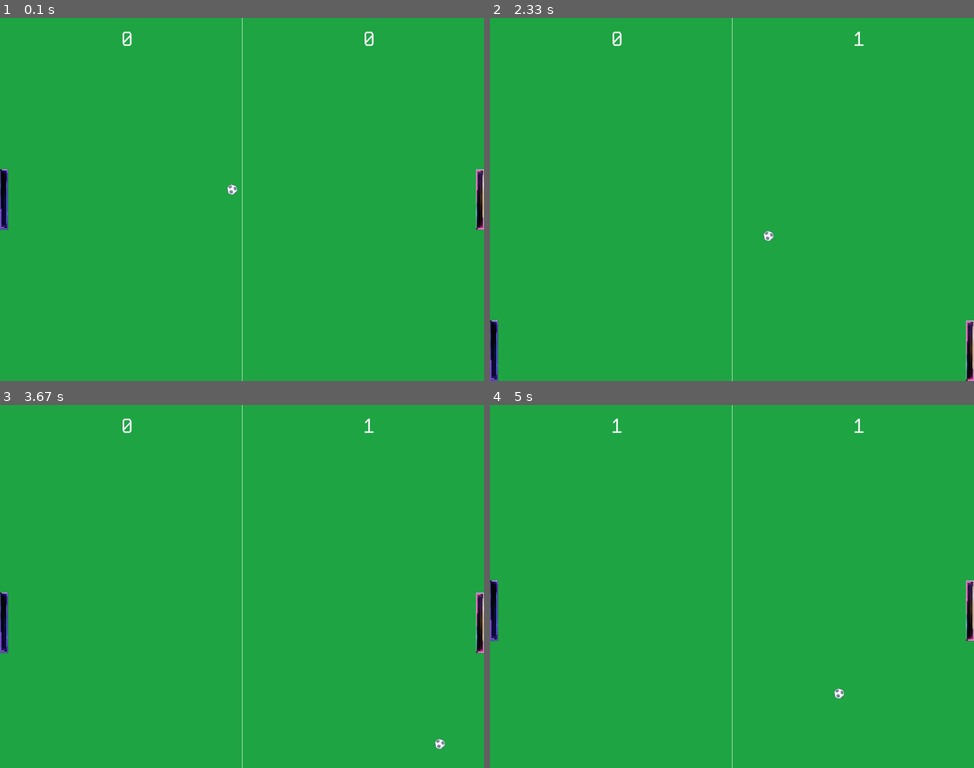
Above: before the commit, frames 1-4 (two rows, left to right).
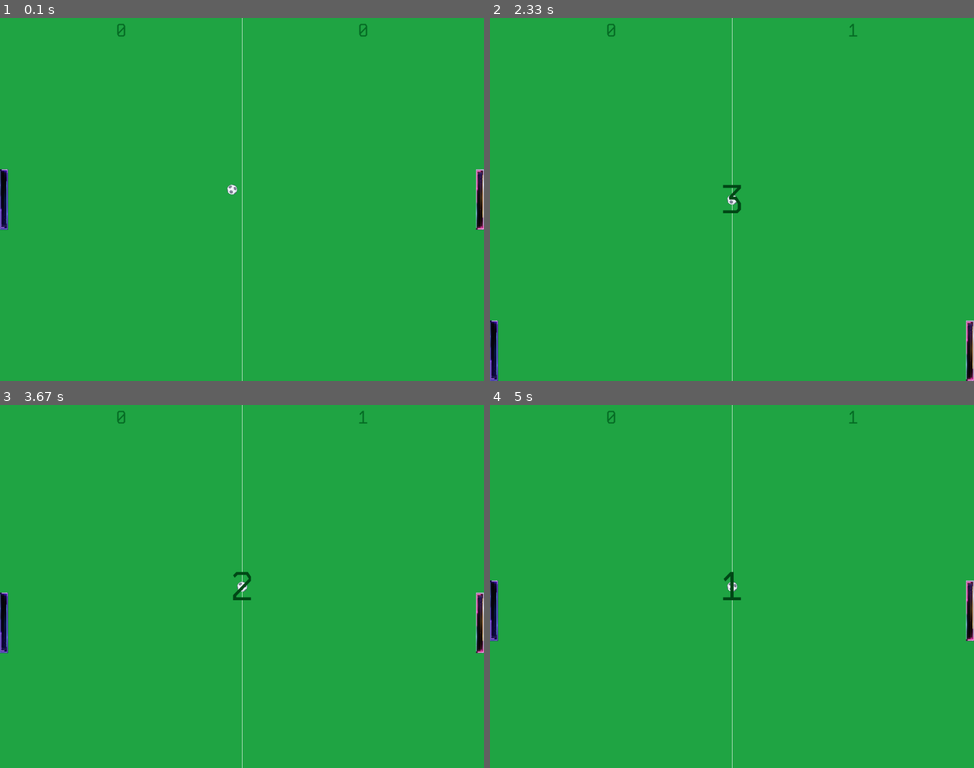
Above: after the commit, the same moments.

Repository: mm-89615/PyGame_Pong
Game: pygame game, started from pong.py
Same seed, same stepped clock (60 frames per second), same inputs: the game is played once before the commit and once after it.
Inputs:
- Up to frame 1 (0.1 s): no input
- Up to frame 2 (2.33 s): hold Right 0.33-0.8 s; hold Right 0.83-1.3 s; hold D 0.83-1.3 s; hold Left 1.33-1.87 s; hold A 1.33-1.87 s; hold Left 1.9-2.3 s; hold A 1.9-2.3 s
- Up to frame 3 (3.67 s): hold Right 2.33-2.97 s; hold D 2.33-2.97 s; hold Left 3-3.47 s; hold A 3-3.47 s; hold Right from 3.5 s (still down); hold D from 3.5 s (still down)
- Up to frame 4 (5 s): release Right at 3.97 s; release D at 3.97 s; hold Right 4-4.47 s; hold D 4-4.47 s; hold Left from 4.5 s (still down); hold A from 4.5 s (still down)

The runs differ from the first frame. In frame 1, 0.2% of the frame differs, in the area x 24-78%, y 1-8%; in frame 2, 0.3%, in the area x 24-78%, y 1-62%; in frame 3, 0.3%; in frame 4, 0.3%.

Commit message:
add countdown timer after goal, update fonts

Diff:
--- a/pong.py
+++ b/pong.py
@@ -14,16 +14,12 @@
         pygame.init()
         # Настройки игрового окна и FPS
         self.screen = pygame.display.set_mode((SCREEN_WIDTH, SCREEN_HEIGHT))
+        self.clock = pygame.time.Clock()
         pygame.display.set_caption('Pong')
         self.icon = pygame.image.load('images/icon.png')
         pygame.display.set_icon(self.icon)
-        self.clock = pygame.time.Clock()
         # Шрифт
         self.font = pygame.font.Font('fonts/KodeMono.ttf', FONS_SIZE_SCORE)
-        # Основной цикл игры
-        self.running = True
-        # Проверка на гол
-        self.is_goal = False
         # Создание игрока
         self.player1 = Player(player=1, game_screen=self)
         self.player2 = Player(player=2, game_screen=self)
@@ -31,6 +27,16 @@
         self.ball = Ball(game_screen=self)
         # Создание счета игроков
         self.score = Scoreboard(game_screen=self)
+        # Основной цикл игры
+        self.running = True
+        # Проверка на гол
+        self.is_goal = False
+        # Обратный отсчет при голе
+        self.countdown = pygame.USEREVENT + 1
+        self.counter = 3
+        self.font = pygame.font.Font('fonts/KodeMono.ttf', FONS_SIZE_GOAL_TIMER)
+        self.timer = self.font.render(f"{self.counter}", True, TIMER_COLOR)
+        self.timer_rect = self.timer.get_rect(center=(SCREEN_WIDTH / 2, SCREEN_HEIGHT / 2))
 
     def game_running(self):
         """ Запуск основного цикла игры """
@@ -47,12 +53,13 @@
         # Обновление игроков
         self.player1.update()
         self.player2.update()
-        # Обновление мяча
-        self.ball.update()
+        # Обновление мяча если нет гола
+        if not self.is_goal:
+            self.ball.update()
         # Обновление экрана
-        pygame.display.flip()
         self.draw_on_screen()
         self.clock.tick(FPS)
+        pygame.display.flip()
 
     def draw_on_screen(self):
         """ Отрисовка объектов на экране """
@@ -66,6 +73,10 @@
         self.score.draw_scoreboard()
         # Прорисовка мяча
         self.ball.blit()
+        # Отрисовка таймера если забит гол
+        if self.is_goal:
+            self.timer = self.font.render(f"{self.counter}", True, TIMER_COLOR)
+            self.screen.blit(self.timer, self.timer_rect)
 
     def check_events(self):
         """ Обработка происходящих событий """
@@ -75,6 +86,12 @@
         self.check_goal()
         # Проверка событий игры
         for event in pygame.event.get():
+            # Обратный отсчет на экране
+            if event.type == self.countdown:
+                self.counter -= 1
+                if self.counter == 0:
+                    pygame.time.set_timer(self.countdown, 0)
+                    self.is_goal = False
             # Событие закрытия игры
             if event.type == pygame.QUIT:
                 self.running = False
@@ -95,12 +112,11 @@
         if self.ball.rect.right < 10:
             self.score.player2_goals += 1
             self.is_goal = True
+            self.goal_handing()
         # Гол второму игроку
         if self.ball.rect.left > SCREEN_WIDTH + 10:
             self.score.player1_goals += 1
             self.is_goal = True
-        # Обработка гола
-        if self.is_goal:
             self.goal_handing()
 
     def goal_handing(self):
@@ -108,8 +124,9 @@
         # Возвращение в центр
         self.ball.ball_on_center()
         self.ball.random_start()
-        # pygame.time.delay(1000)
-        self.is_goal = False
+        # Запуск обратного отсчета
+        self.counter = 3
+        pygame.time.set_timer(self.countdown, 1000)
 
 
 if __name__ == "__main__":
--- a/scoreboard.py
+++ b/scoreboard.py
@@ -10,20 +10,22 @@
         """ Инициализация таблицы результатов """
         self.screen = game_screen.screen
         # Добавление шрифта
-
         self.font = pygame.font.Font('fonts/KodeMono.ttf', FONS_SIZE_SCORE)
         # Подсчет голов
         self.player1_goals = 0
         self.player2_goals = 0
-
-
-
+        # Рендеринг счета
+        self.player1_score = self.font.render(f"{self.player1_goals}", True, SCORE_TEXT_COLOR)
+        self.player2_score = self.font.render(f"{self.player2_goals}", True, SCORE_TEXT_COLOR)
+        # Прямоугольник текста счета
+        self.player1_rect = self.player1_score.get_rect(center=(SCREEN_WIDTH / 4, 30))
+        self.player2_rect = self.player2_score.get_rect(center=(SCREEN_WIDTH - SCREEN_WIDTH / 4, 30))
 
     def draw_scoreboard(self):
         """ Отрисовка счета игроков """
         # Отрисовка счета первого игрока
         self.player1_score = self.font.render(f"{self.player1_goals}", True, SCORE_TEXT_COLOR)
-        self.screen.blit(self.player1_score, ((SCREEN_WIDTH / 4), 20))
+        self.screen.blit(self.player1_score, self.player1_rect)
         # Отрисовка счета второго игрока
         self.player2_score = self.font.render(f"{self.player2_goals}", True, SCORE_TEXT_COLOR)
-        self.screen.blit(self.player2_score, ((SCREEN_WIDTH - SCREEN_WIDTH / 4), 20))
+        self.screen.blit(self.player2_score, self.player2_rect)
--- a/settings.py
+++ b/settings.py
@@ -3,11 +3,13 @@
 SCREEN_HEIGHT = 900
 FPS = 60
 # Размер шрифта
-FONS_SIZE_SCORE = 50
+FONS_SIZE_SCORE = 45
+FONS_SIZE_GOAL_TIMER = 100
 # Цвета заднего фона
 BG_COLOR = (33, 166, 69)
 BG_LINE_COLOR = (255, 255, 255)
-SCORE_TEXT_COLOR = (255, 255, 255)
+SCORE_TEXT_COLOR = (7, 109, 38)
+TIMER_COLOR = (2, 73, 24)
 # Настройки игрока
 SPEEED_PLAYER = 15
 # Настройки мяча
